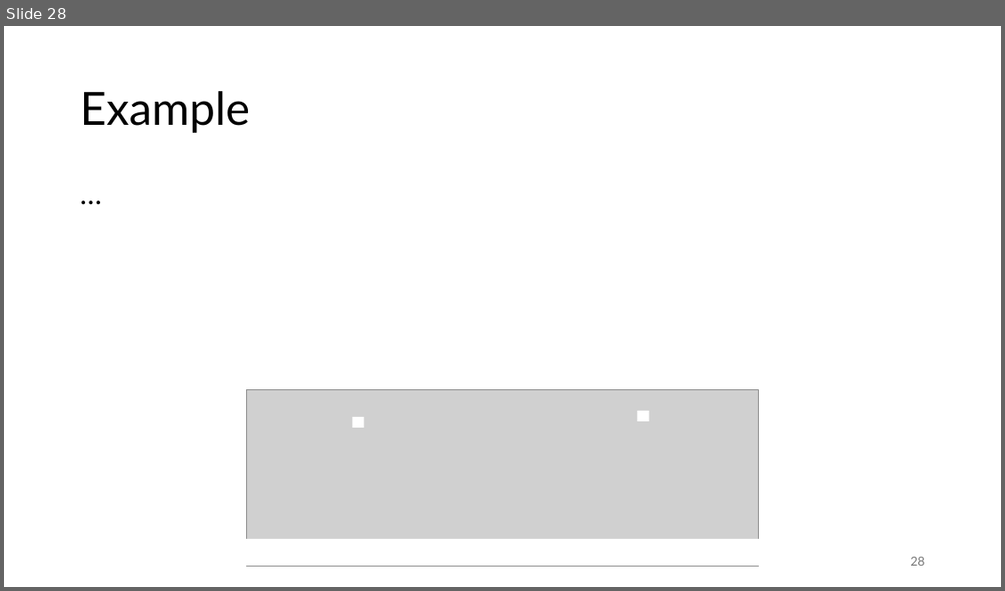
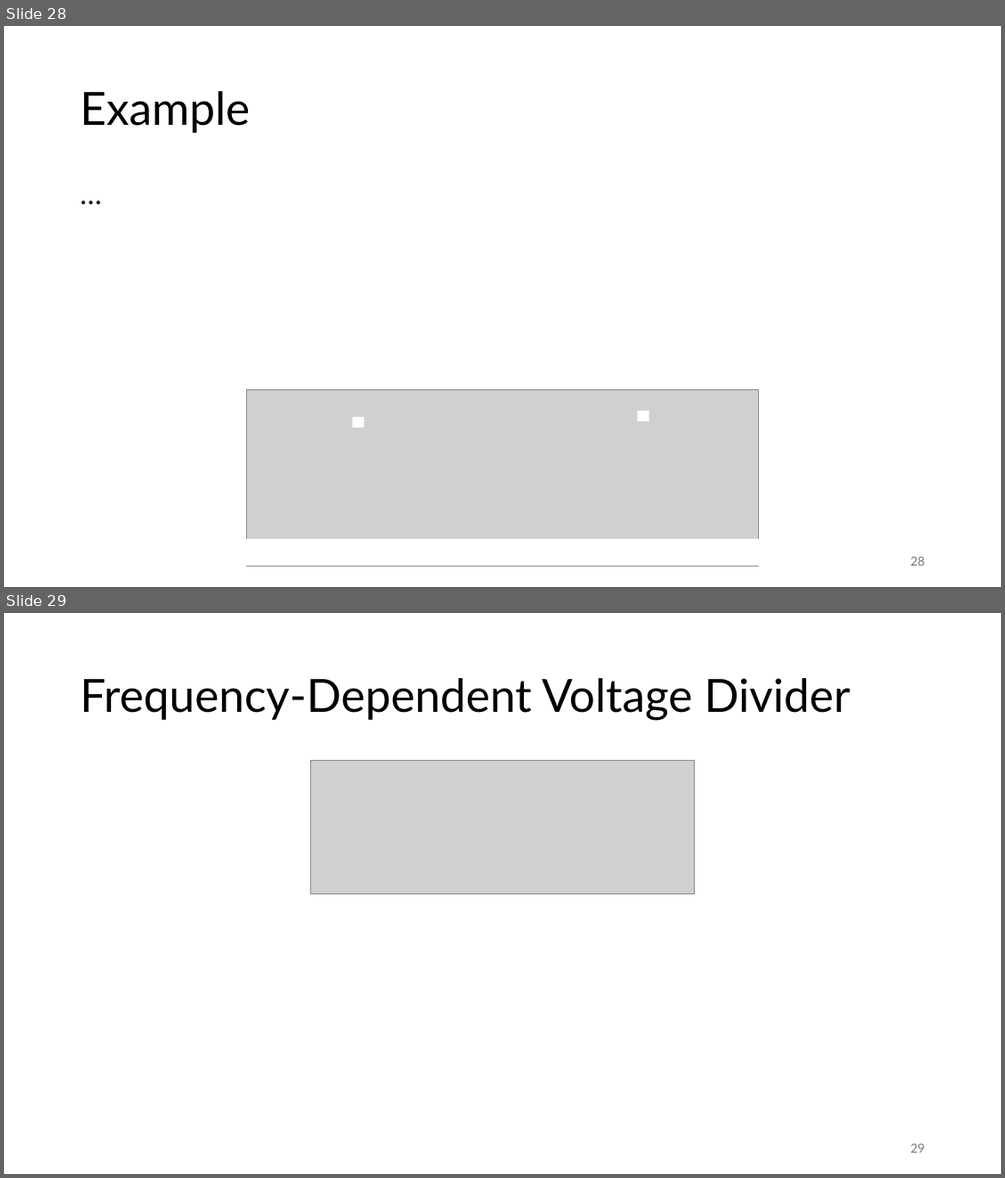
Before and after one commit to FelixWick/intro_electrical_eng, a slide deck: 4_ACtech.pptx. Shown one above the other, each under a label of ours: slide 28 before the commit, slides 28 and 29 after it. The pictures are 1005x591 and 1005x1178 pixels, drawn with LibreOffice and Linux fonts; fonts in the diff are those of the drawing; grey boxes stand for pictures. Boxes give left, top, right and bottom in pixels: in the first picture for what was removed or moved away, otherwise in the second. Text is boxed around its words. In the diff, an @@ line names an element or a change of style, - is before the commit and + after.

```diff
--- a/4_ACtech.pptx
+++ b/4_ACtech.pptx
@@ slide 29 added at [4, 613, 1001, 1174], background #FFFFFF @@
@@ title added at [80, 678, 850, 720], 44 pt, text #000000 @@
+Frequency-Dependent Voltage Divider
@@ picture added at [310, 760, 695, 893] @@
@@ page number added at [910, 1143, 924, 1152], 12 pt, text #797979 @@
+29
```
Also in this commit, not shown: 1 slide changed, 5 other slides added.
